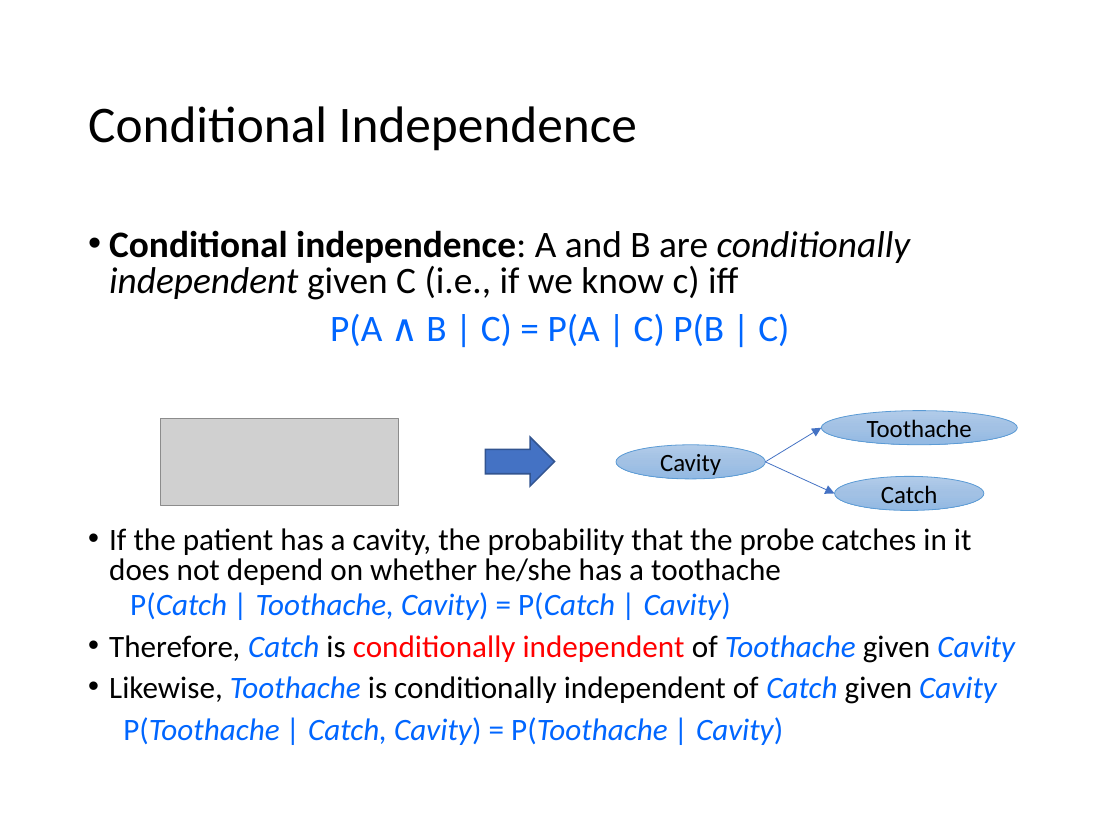
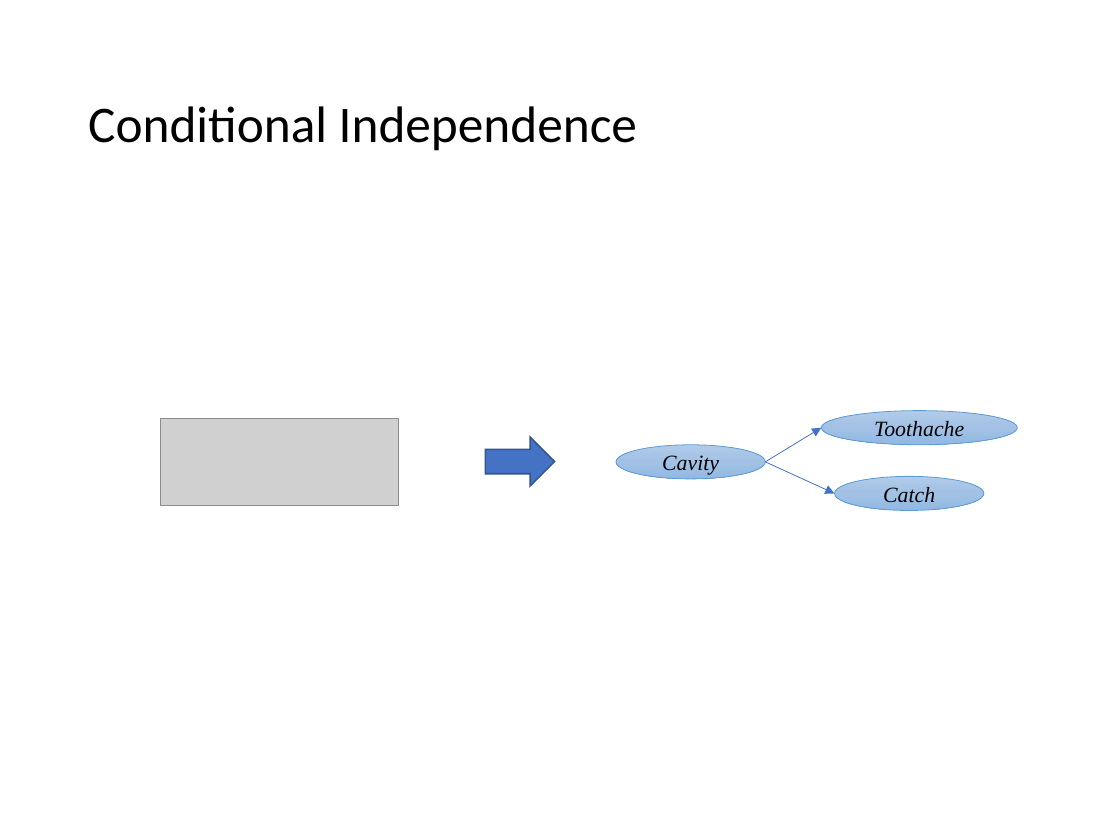
Before and after one commit to mhahsler/CS7320-AI, a slide deck: slide 27 of slides/12_uncertainty.pptx. Drawn at 1120x840 pixels with LibreOffice and Linux fonts; fonts in the diff are those of the drawing; grey boxes stand for pictures. Boxes give left, top, right and bottom in pixels: in the first picture for what was removed or moved away, otherwise in the second. Text is boxed around its words. In the diff, an @@ line names an element or a change of style, - is before the commit and + after.

```diff
--- a/slides/12_uncertainty.pptx
+++ b/slides/12_uncertainty.pptx
@@ text removed at (109, 230, 1015, 745) @@
-• Conditional independence: A and B are conditionally independent given C (i.e., if we know c) iff
-P(A ∧ B | C) = P(A | C) P(B | C)
-• If the patient has a cavity, the probability that the probe catches in it does not depend on whether he/she has a toothache
-  P(Catch | Toothache, Cavity) = P(Catch | Cavity)
-• Therefore, Catch is conditionally independent of Toothache given Cavity
-• Likewise, Toothache is conditionally independent of Catch given Cavity
-P(Toothache | Catch, Cavity) = P(Toothache | Cavity)
@@ size 16 to 14 pt, font Calibri to Times New Roman, italic on in 3 elements at (616, 445, 765, 478), (821, 411, 1017, 445), (834, 476, 983, 510) @@
```
Also in this commit, not shown: 18 other slides changed, 1 other file.
